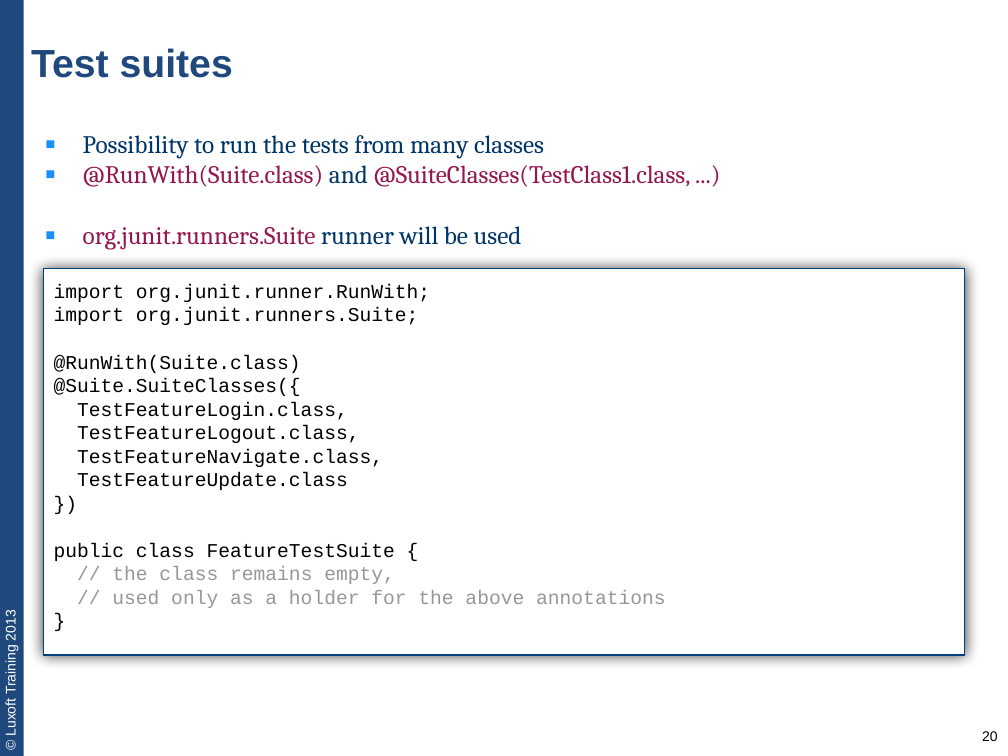
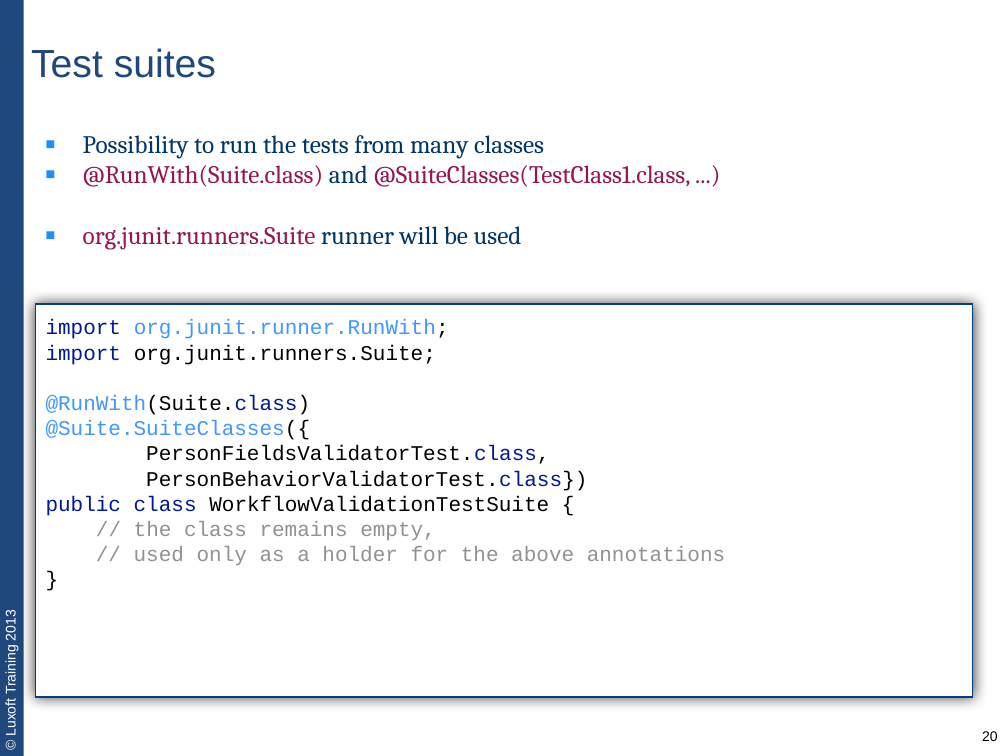
Before and after one commit to team3/lux-trainings-all, a slide deck: slide 20 of JVA-011. unit-testing-with-junit/JVA-011-lecture1-unit-testing-basics.pptx. Drawn at 1008x756 pixels with LibreOffice and Linux fonts; fonts in the diff are those of the drawing. Boxes give left, top, right and bottom in pixels: in the first picture for what was removed or moved away, otherwise in the second. Text is boxed around its words. In the diff, an @@ line names an element or a change of style, - is before the commit and + after.

```diff
--- a/JVA-011. unit-testing-with-junit/JVA-011-lecture1-unit-testing-basics.pptx
+++ b/JVA-011. unit-testing-with-junit/JVA-011-lecture1-unit-testing-basics.pptx
@@ title "Test suites" at (31,48,216,78): bold off @@
@@ rectangle: place and size @@
-rectangle at (43,269,965,655)
+rectangle at (35,303,973,697)
@@ text at (46,319,725,565): text changed; size 14 to 15 pt @@
-import org.junit.runner.RunWith;
-import org.junit.runners.Suite;
-@RunWith(Suite.class)
-@Suite.SuiteClasses({
-TestFeatureLogin.class,
-TestFeatureLogout.class,
-TestFeatureNavigate.class,
-TestFeatureUpdate.class
-})
-public class FeatureTestSuite {
-// the class remains empty,
-// used only as a holder for the above annotations
-}
+import org.junit.runner.RunWith;
+import org.junit.runners.Suite;
+@RunWith(Suite.class)
+@Suite.SuiteClasses({
+PersonFieldsValidatorTest.class,
+PersonBehaviorValidatorTest.class})
+public class WorkflowValidationTestSuite {
+// the class remains empty,
+// used only as a holder for the above annotations
+}
```
Also in this commit, not shown: 31 other slides changed, 1 slide removed, 1 other file.
